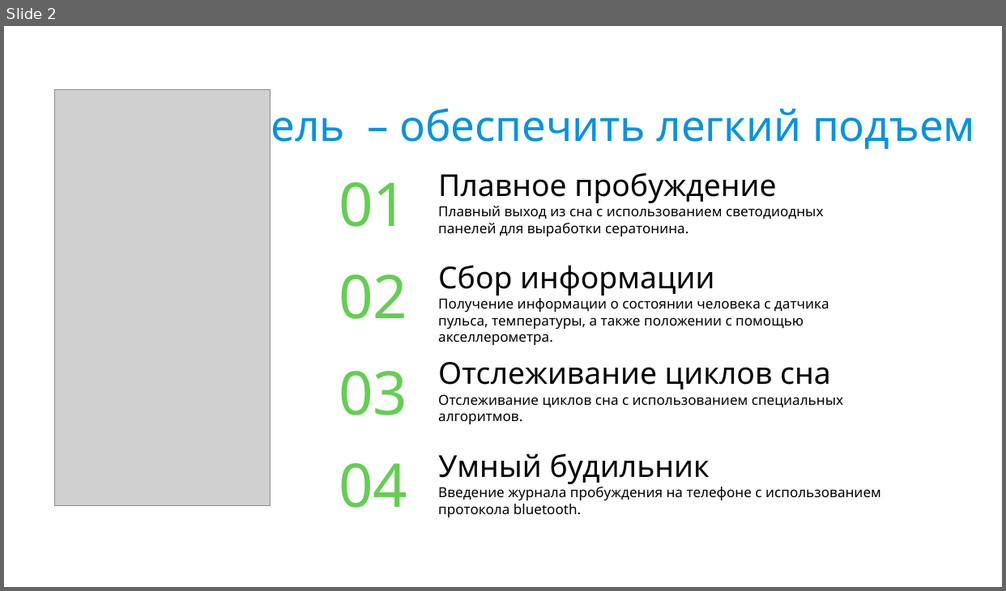
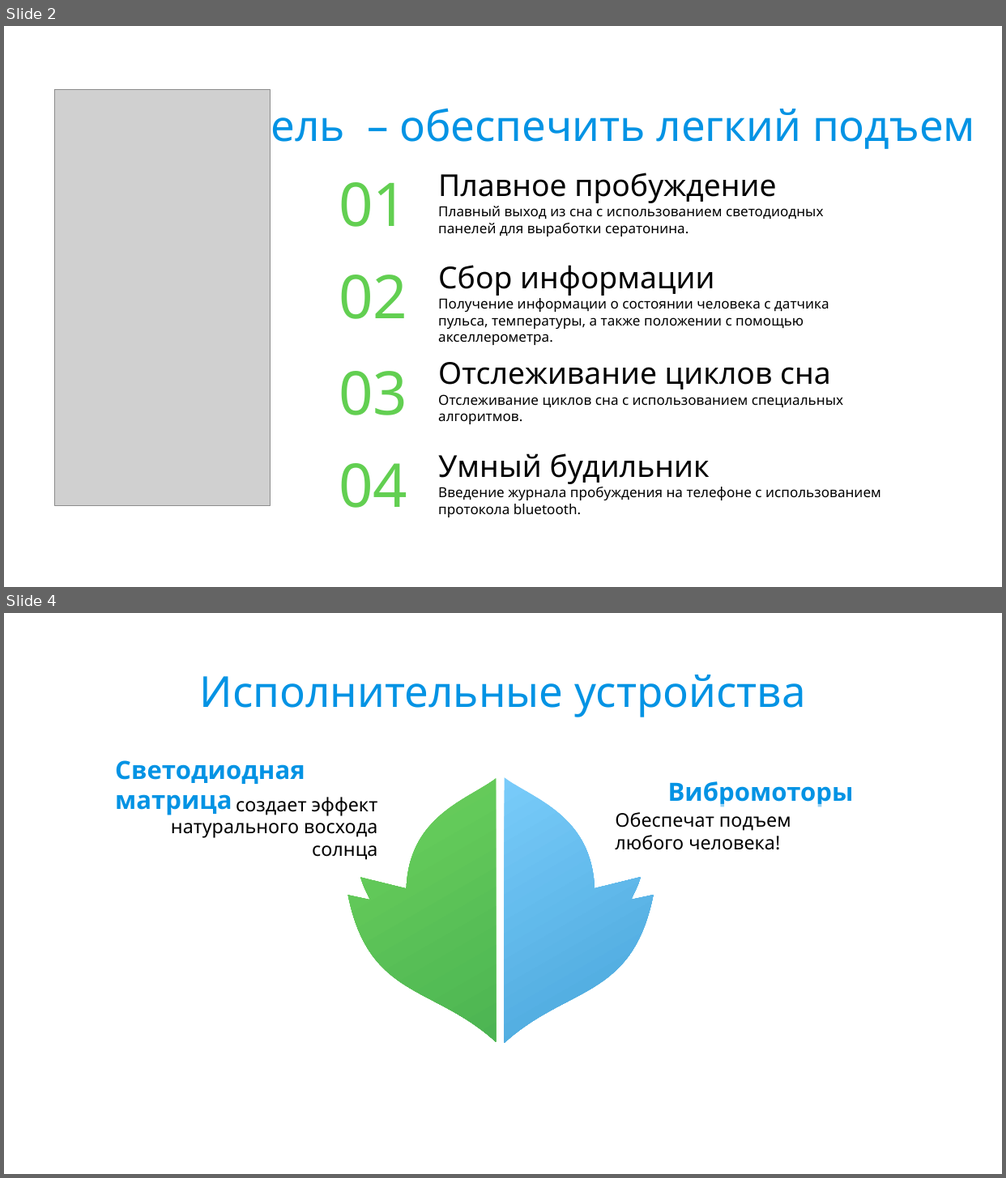
Before and after one commit to z0tedd/Lucid-Dreaming-Mask, a slide deck: Docs/Defenses/2/Untitled 1.odp. Shown one above the other, each under a label of ours: slide 2 before the commit, slides 2 and 4 after it; the slides between them are not shown. The pictures are 1006x591 and 1006x1178 pixels, drawn with LibreOffice and Linux fonts; fonts in the diff are those of the drawing; grey boxes stand for pictures; background and template pictures are left out. Boxes give left, top, right and bottom in pixels: in the first picture for what was removed or moved away, otherwise in the second. Text is boxed around its words. In the diff, an @@ line names an element or a change of style, - is before the commit and + after.

```diff
--- a/Docs/Defenses/2/Untitled 1.odp
+++ b/Docs/Defenses/2/Untitled 1.odp
@@ slide 4 added at box(4, 613, 1002, 1174), background #FFFFFF @@
@@ text added at box(200, 675, 806, 717), 34 pt, text #0393E4 @@
+Исполнительные устройства
@@ text added at box(115, 760, 305, 815), 20 pt, text #0393E4, bold @@
+Светодиодная матрица
@@ freeform shape added at box(348, 779, 496, 1042), fill gradient #62CF51 to #3FAF46 @@
@@ freeform shape added at box(505, 777, 654, 1043), fill gradient #6FC8FA to #399ED7 @@
@@ text added at box(668, 781, 854, 807), 20 pt, text #0393E4, bold @@
+Вибромоторы
@@ text added at box(171, 797, 378, 860), 15 pt, text #000000 @@
+создает эффект натурального восхода солнца
@@ text added at box(615, 812, 791, 850), 15 pt, text #000000 @@
+Обеспечат подъем любого человека!
```
Also in this commit, not shown: 2 slides changed, 3 other slides added, 7 slides removed, 3 other files.
